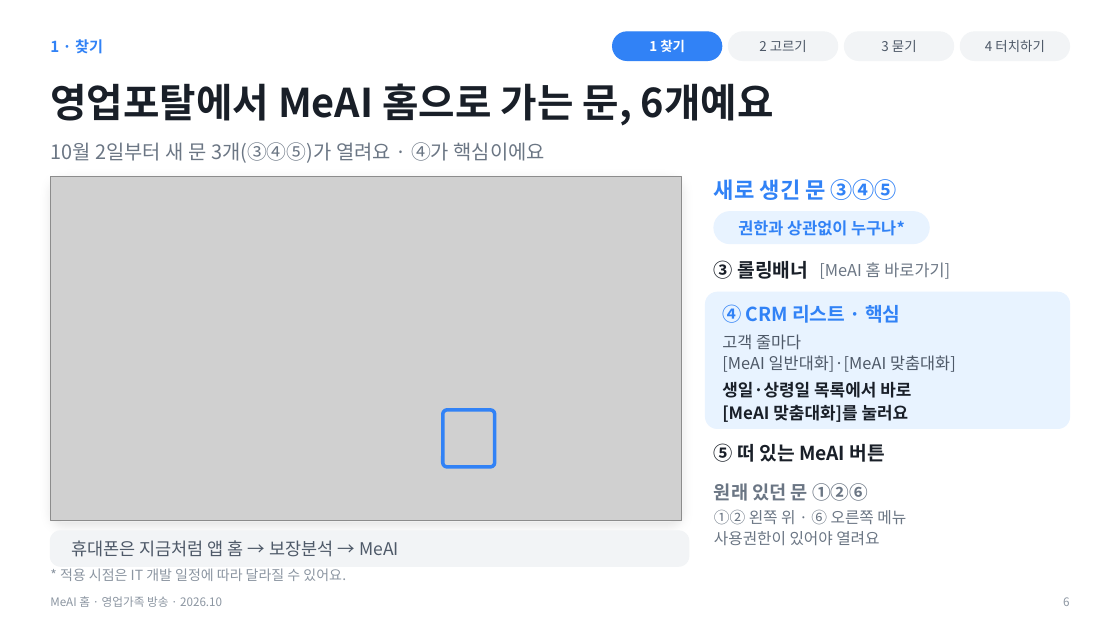
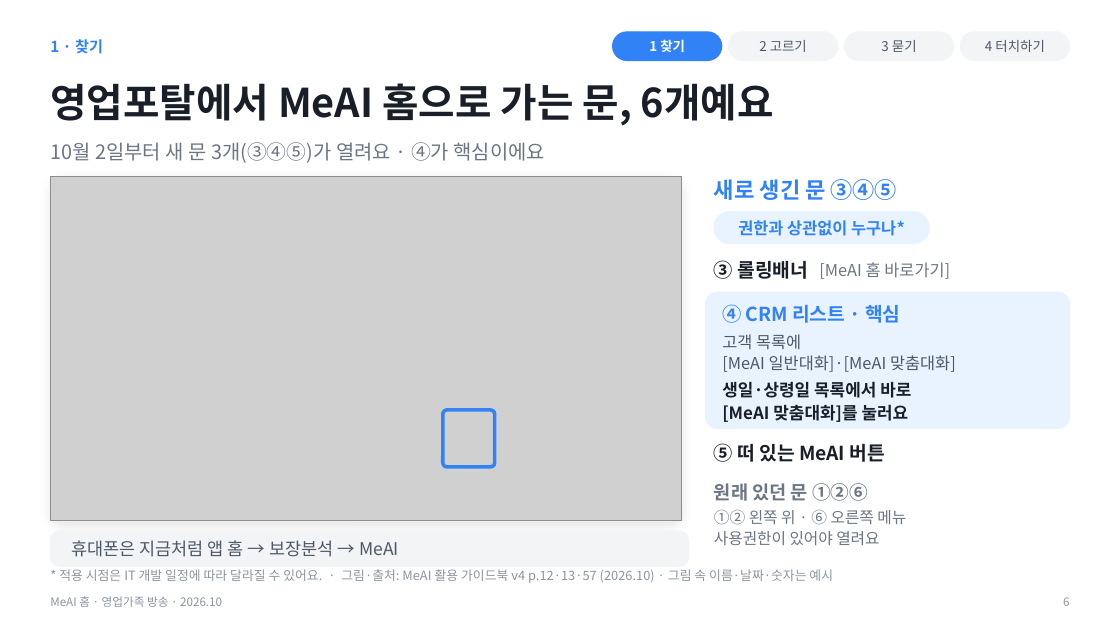
Before and after one commit to hunx11-sys/MeAI, a slide deck: slide 6 of docs/MeAI_broadcast_FP_2026.10.pptx. Drawn at 1120x630 pixels with LibreOffice and Linux fonts; fonts in the diff are those of the drawing; grey boxes stand for pictures. Boxes give left, top, right and bottom in pixels: in the first picture for what was removed or moved away, otherwise in the second. Text is boxed around its words. In the diff, an @@ line names an element or a change of style, - is before the commit and + after.

```diff
--- a/docs/MeAI_broadcast_FP_2026.10.pptx
+++ b/docs/MeAI_broadcast_FP_2026.10.pptx
@@ text at box(722, 334, 801, 349): text changed @@
-고객 줄마다
+고객 목록에
@@ text at box(59, 569, 833, 583): text changed; size 12 to 11 pt @@
-* 적용 시점은 IT 개발 일정에 따라 달라질 수 있어요.
+* 적용 시점은 IT 개발 일정에 따라 달라질 수 있어요. · 그림·출처: MeAI 활용 가이드북 v4 p.12·13·57 (2026.10) · 그림 속 이름·날짜·숫자는 예시
```
Also in this commit, not shown: 7 other slides changed, 12 other files.
